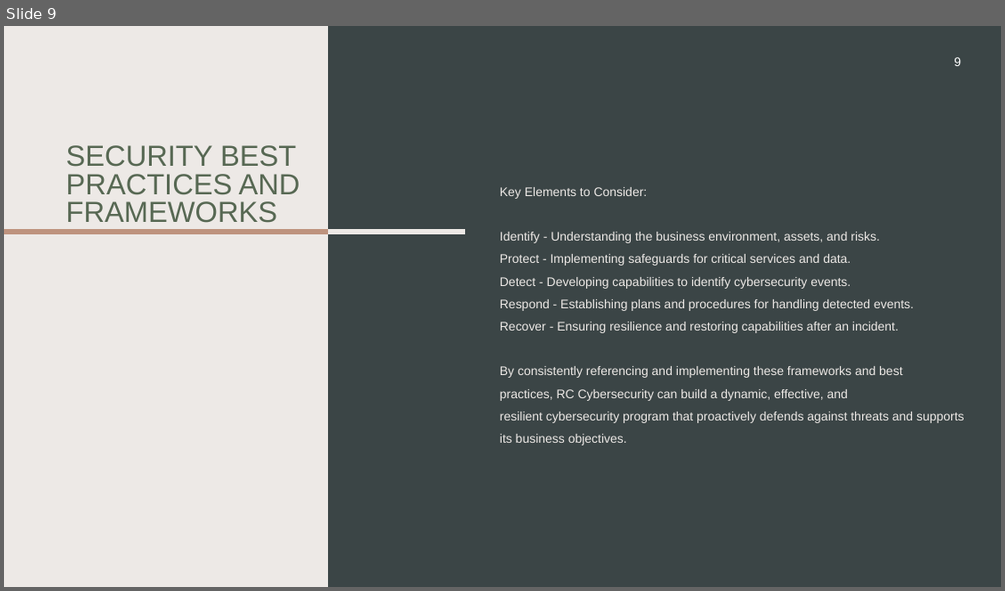
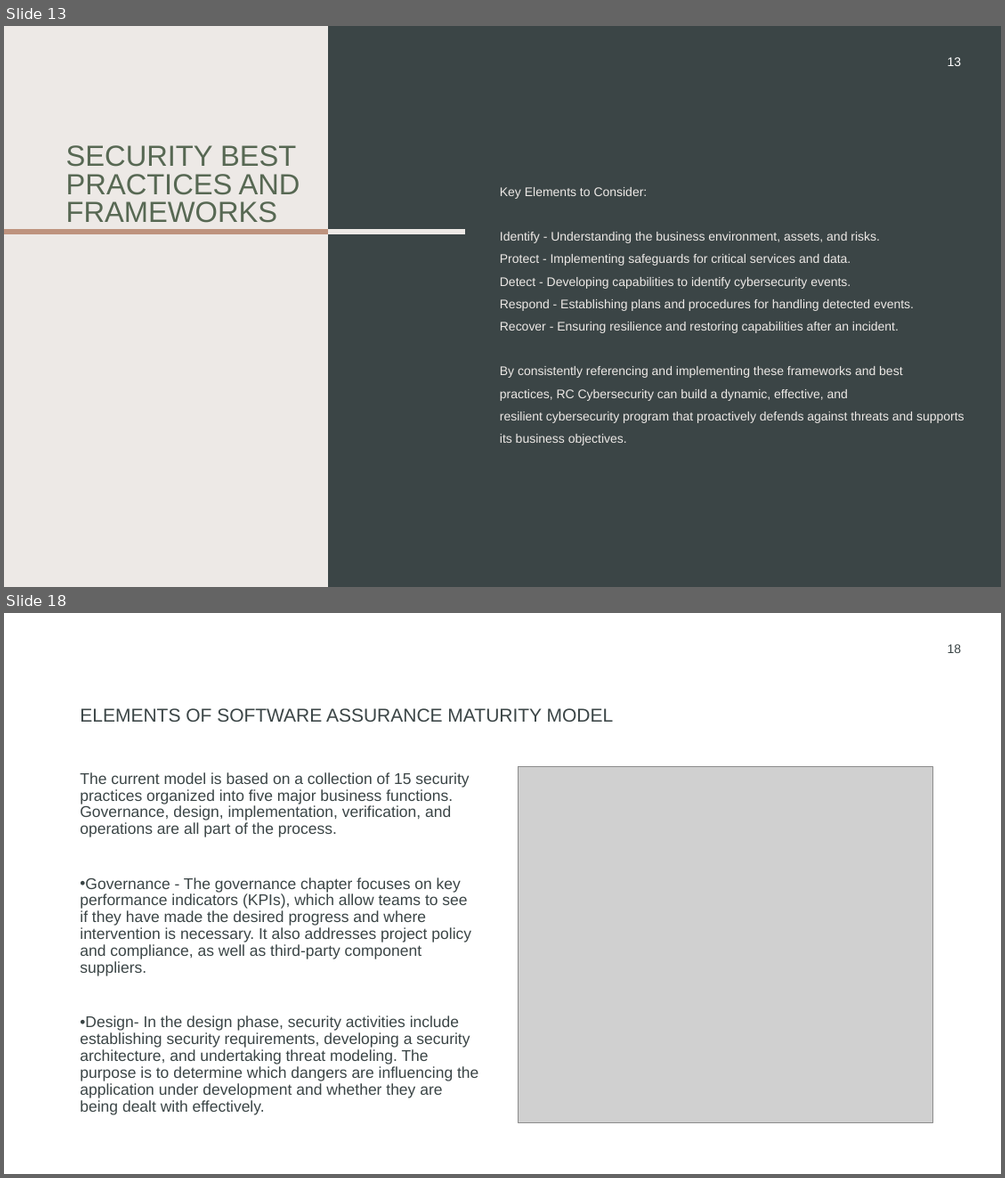
Before and after one commit to rcoon1/GCU-Masters, a slide deck: CYB-690/Topic 2/Security Framework RCoon.pptx. Shown one above the other, each under a label of ours: slide 9 before the commit, slides 13 and 18 after it; the slides between them are not shown. The pictures are 1005x591 and 1005x1178 pixels, drawn with LibreOffice and Linux fonts; fonts in the diff are those of the drawing; grey boxes stand for pictures. Boxes give left, top, right and bottom in pixels: in the first picture for what was removed or moved away, otherwise in the second. Text is boxed around its words. In the diff, an @@ line names an element or a change of style, - is before the commit and + after.

```diff
--- a/CYB-690/Topic 2/Security Framework RCoon.pptx
+++ b/CYB-690/Topic 2/Security Framework RCoon.pptx
@@ slide 18 added at [4,613,1001,1174], background #FFFFFF @@
@@ page number added at [947,644,962,653], 12 pt, text #3B4546 @@
+18
@@ title added at [80,708,614,722], 18 pt, text #3B4546 @@
+ELEMENTS OF SOFTWARE ASSURANCE MATURITY MODEL
@@ text added at [80,772,478,1115], 15 pt, text #3B4546 @@
+The current model is based on a collection of 15 security practices organized into five major business functions. Governance, design, implementation, verification, and operations are all part of the process.
+• Governance - The governance chapter focuses on key performance indicators (KPIs), which allow teams to see if they have made the desired progress and where intervention is necessary. It also addresses project policy and compliance, as well as third-party component suppliers.
+• Design- In the design phase, security activities include establishing security requirements, developing a security architecture, and undertaking threat modeling. The purpose is to determine which dangers are influencing the application under development and whether they are being dealt with effectively.
@@ picture added at [518,767,933,1123] @@
@@ what was slide 9 is now slide 13 @@
@@ page number at [947,57,962,66]: text changed @@
-9
+13
```
Also in this commit, not shown: 3 slides changed, 8 other slides added, 2 slides removed.
